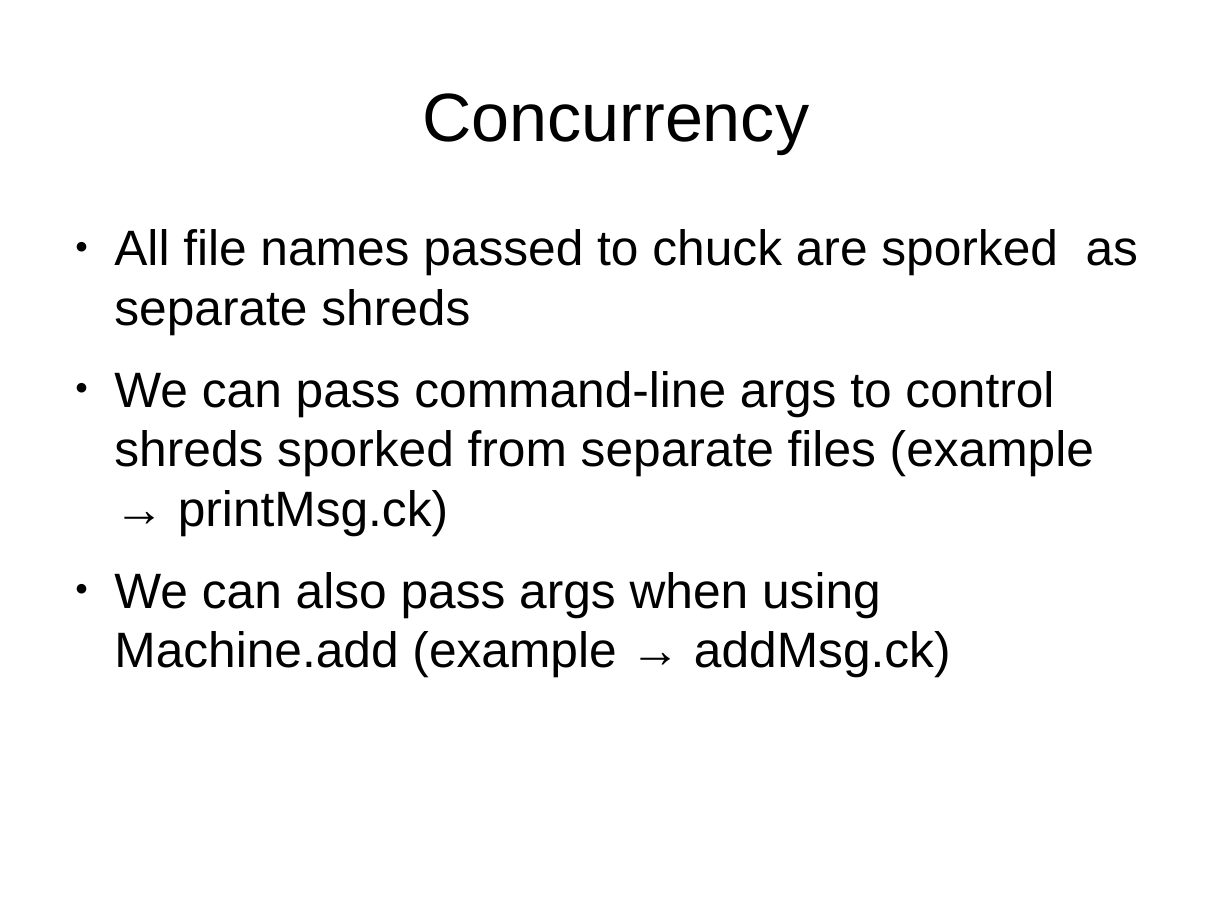
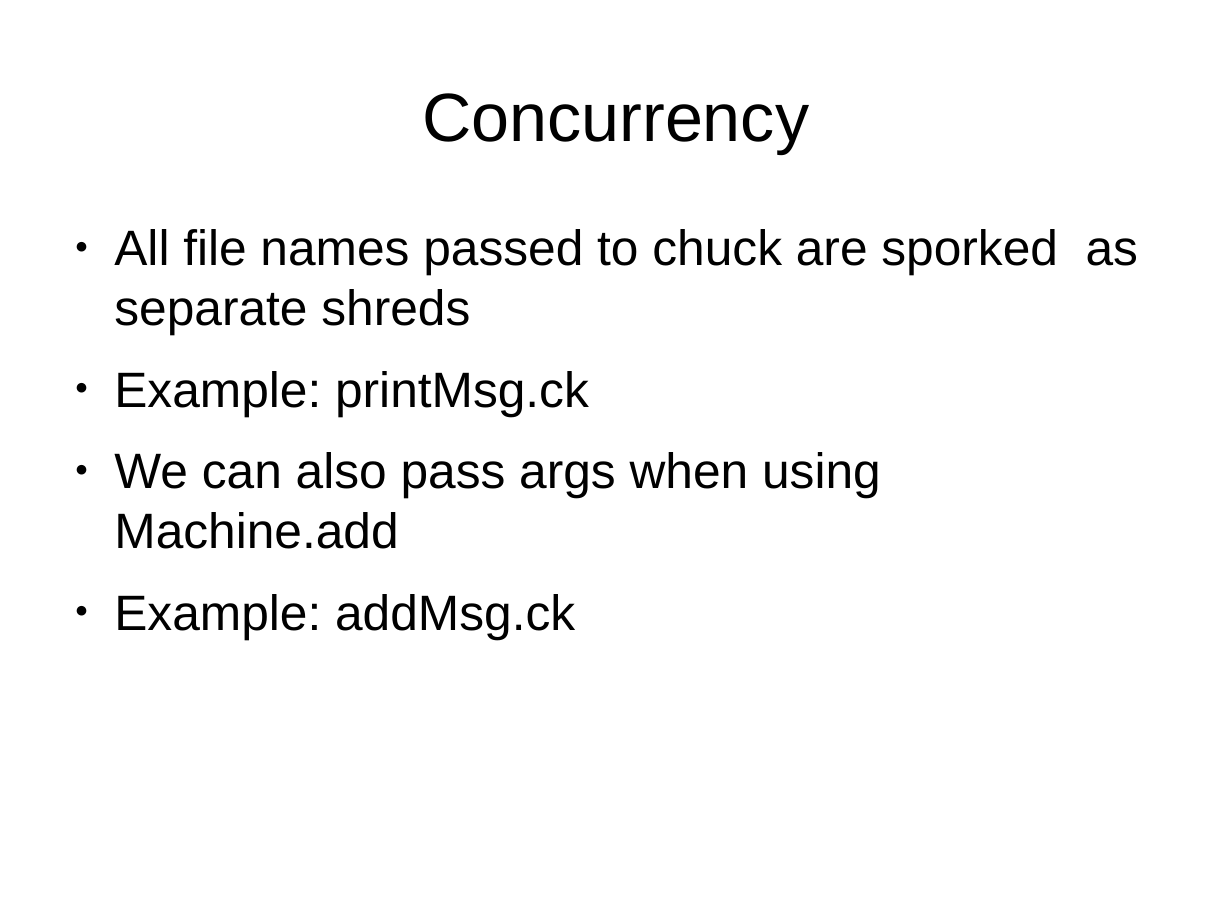
Before and after one commit to briansorahan/txlf-2013-chuck-talk, a slide deck: slide 32 of ChuckTalk.odp. Drawn at 1232x924 pixels with LibreOffice and Linux fonts; fonts in the diff are those of the drawing. Boxes give left, top, right and bottom in pixels: in the first picture for what was removed or moved away, otherwise in the second. Text is boxed around its words. In the diff, an @@ line names an element or a change of style, - is before the commit and + after.

Commit message:
added more examples

```diff
--- a/ChuckTalk.odp
+++ b/ChuckTalk.odp
@@ text at (114,371,881,639): text changed @@
-● We can pass command-line args to control shreds sporked from separate files (example → printMsg.ck)
-● We can also pass args when using Machine.add (example → addMsg.ck)
+● Example: printMsg.ck
+● We can also pass args when using Machine.add
+● Example: addMsg.ck
```
Also in this commit, not shown: 3 other slides changed, 1 slide removed, 6 other files.
